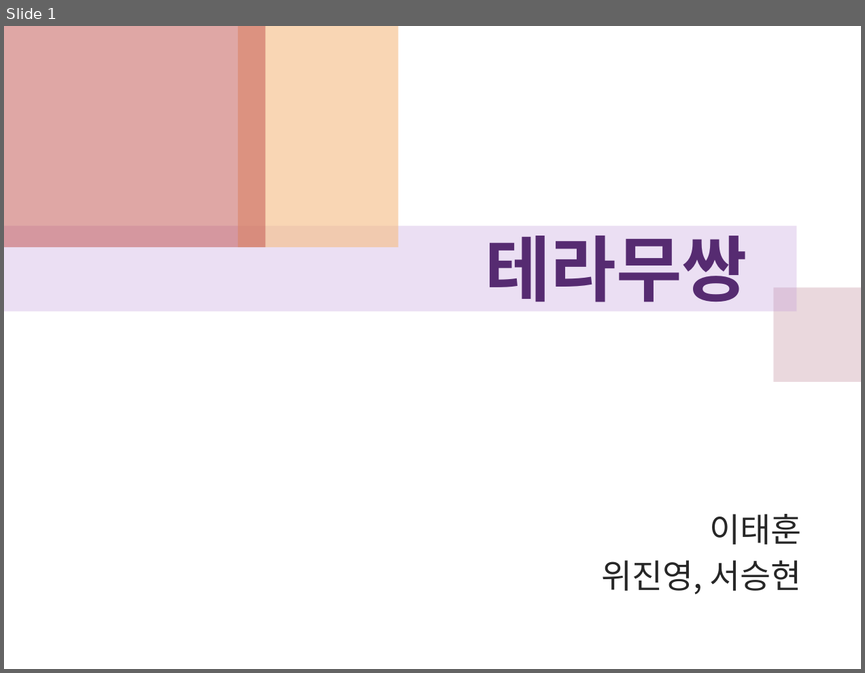
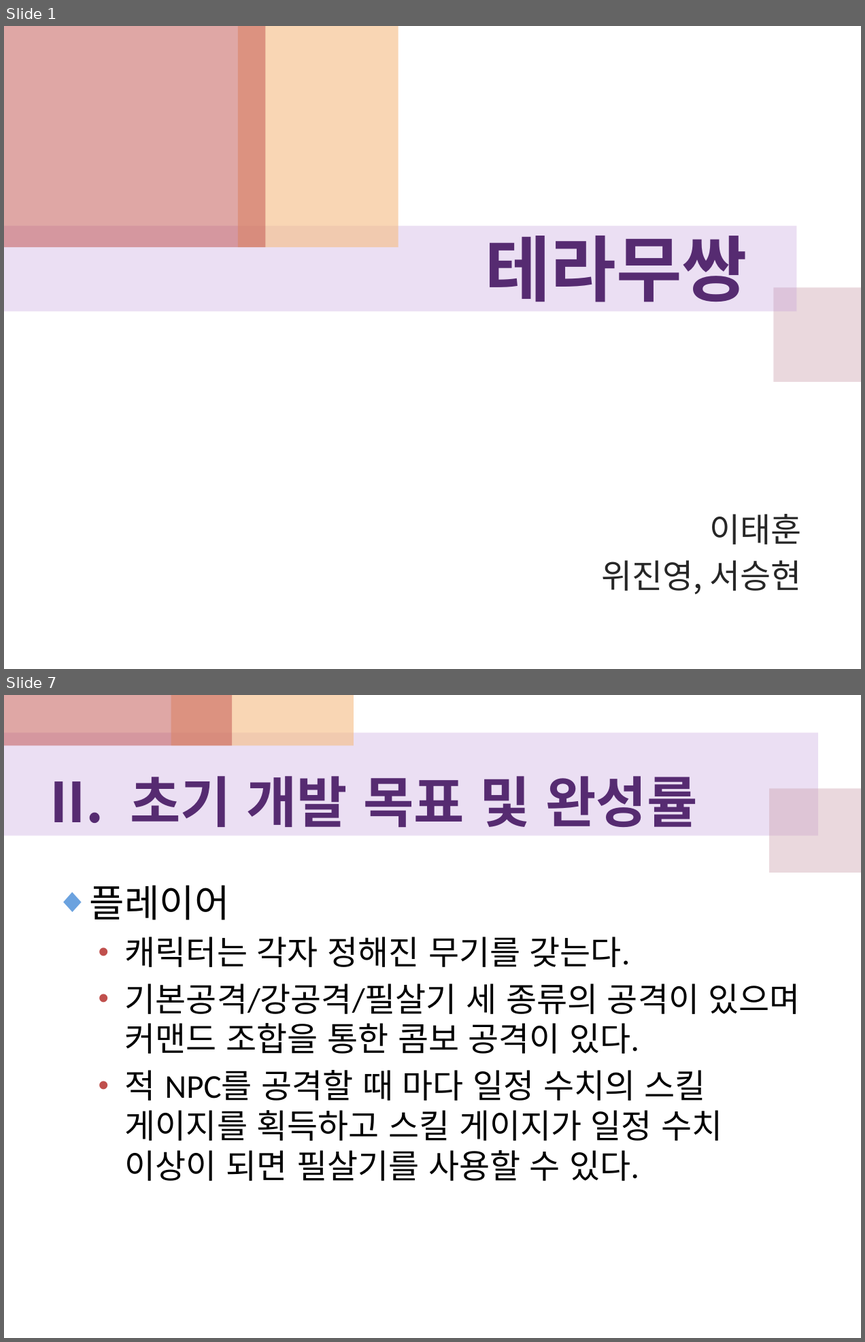
Before and after one commit to WiJYng/SGA_DirectxTeam, a slide deck: 중간보고서/테라무쌍_최종보고.pptx. Shown one above the other, each under a label of ours: slide 1 before the commit, slides 1 and 7 after it; the slides between them are not shown. The pictures are 865x673 and 865x1342 pixels, drawn with LibreOffice and Linux fonts; fonts in the diff are those of the drawing. Boxes give left, top, right and bottom in pixels: in the first picture for what was removed or moved away, otherwise in the second. Text is boxed around its words. In the diff, an @@ line names an element or a change of style, - is before the commit and + after.

```diff
--- a/중간보고서/테라무쌍_최종보고.pptx
+++ b/중간보고서/테라무쌍_최종보고.pptx
@@ slide 7 added at (x1=4, y1=695, x2=861, y2=1338), background #FFFFFF @@
@@ rectangle added at (x1=4, y1=695, x2=232, y2=745), fill #C0504D at 50% opacity @@
@@ rectangle added at (x1=171, y1=695, x2=354, y2=745), fill #F5BC83 at 60% opacity @@
@@ rectangle added at (x1=4, y1=732, x2=818, y2=836), fill #BF98D8 at 30% opacity @@
@@ text added at (x1=130, y1=776, x2=697, y2=827), 46.2 pt, text #562B71, bold @@
+II. 초기 개발 목표 및 완성률
@@ rectangle added at (x1=769, y1=788, x2=861, y2=872), fill #CC9EAC at 40% opacity @@
@@ text added at (x1=90, y1=885, x2=800, y2=1181), 28 pt, text #000000 @@
+◆ 플레이어
+  • 캐릭터는 각자 정해진 무기를 갖는다.
+  • 기본공격/강공격/필살기 세 종류의 공격이 있으며 커맨드 조합을 통한 콤보 공격이 있다.
+  • 적 NPC를 공격할 때 마다 일정 수치의 스킬 게이지를 획득하고 스킬 게이지가 일정 수치 이상이 되면 필살기를 사용할 수 있다.
```
Also in this commit, not shown: 14 slides changed, 8 other slides added, 2 other files.
